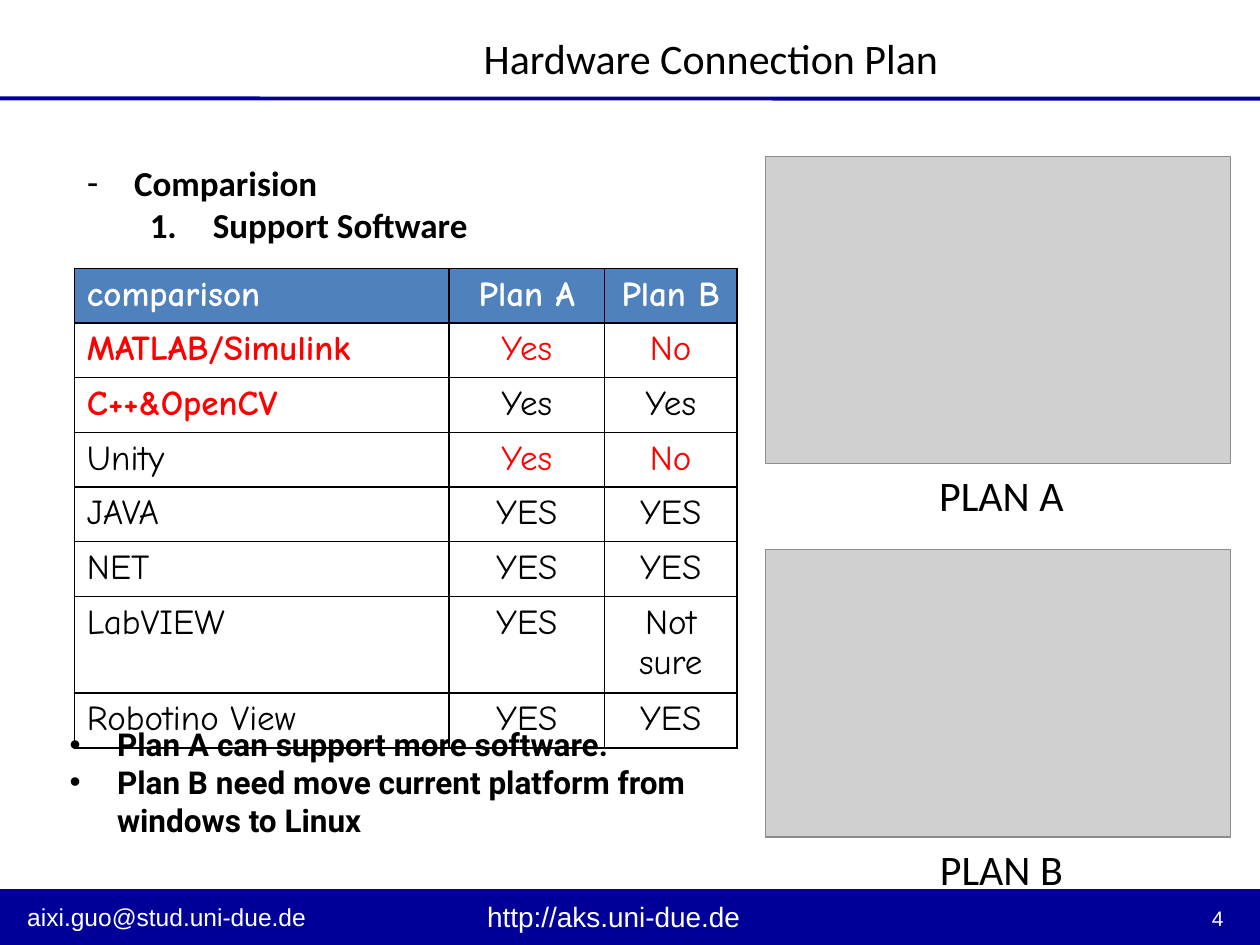
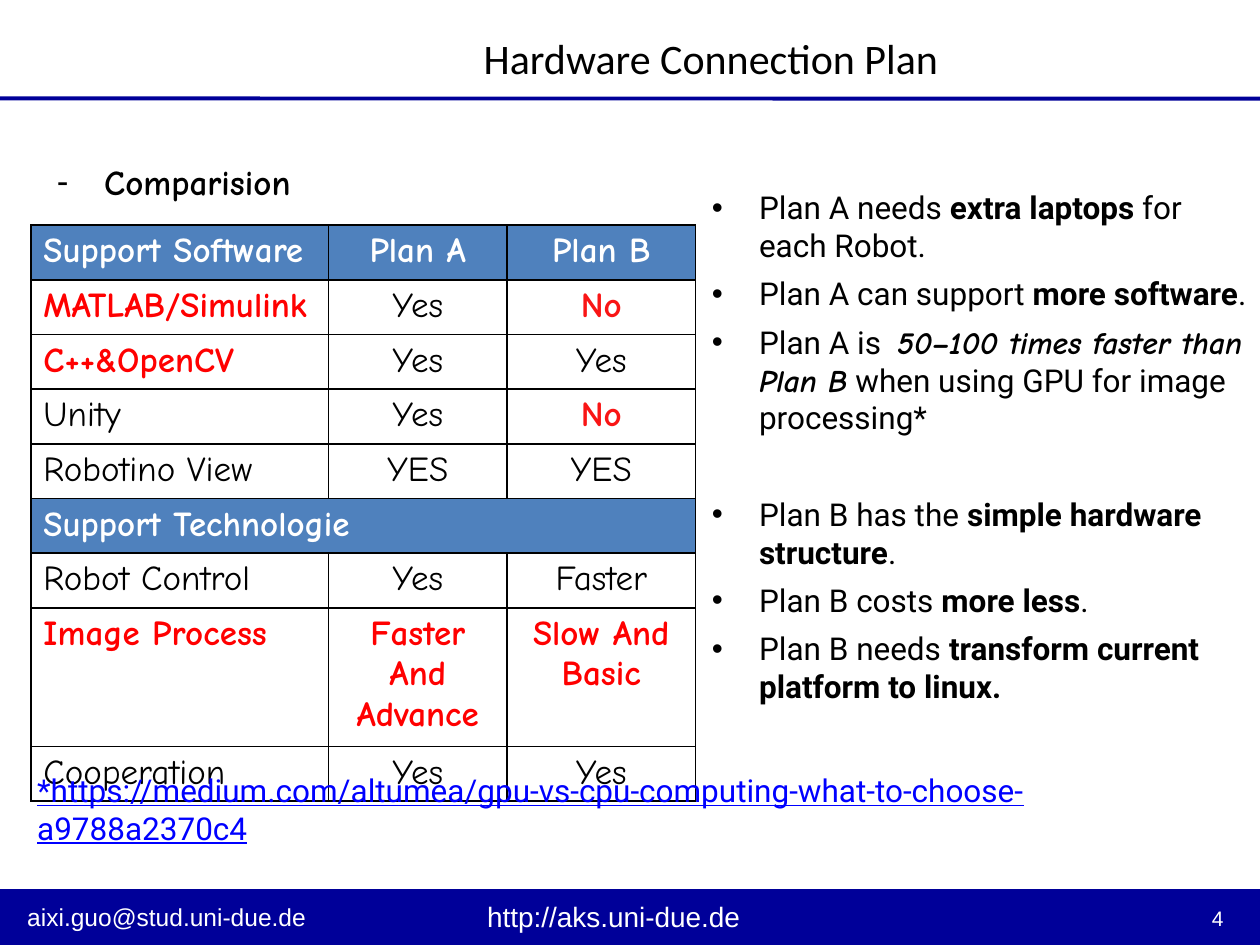
Before and after one commit to friendgic/Robotino_DistributeSystem, a slide deck: slide 4 of PPT/Presentation - Hardware.pptx. Drawn at 1260x945 pixels with LibreOffice and Linux fonts; fonts in the diff are those of the drawing; grey boxes stand for pictures; background and template pictures are left out. Boxes give left, top, right and bottom in pixels: in the first picture for what was removed or moved away, otherwise in the second. Text is boxed around its words. In the diff, an @@ line names an element or a change of style, - is before the commit and + after.

Commit message:
PPT edit2

```diff
--- a/PPT/Presentation - Hardware.pptx
+++ b/PPT/Presentation - Hardware.pptx
@@ text "Comparision": place and size @@
-text "Comparision" at [134,171,467,244]
+text "Comparision" at [104,171,290,202]
@@ text "Comparision" at [104,171,290,202]: font Calibri to Comic Neue @@
@@ picture removed at [766,156,1231,464] @@
@@ text "Plan A needs extra laptops ...": place and size @@
-text "Plan A needs extra laptops ..." at [117,728,685,833]
+text "Plan A needs extra laptops ..." at [759,195,1247,705]
@@ text at [759,195,1182,258]: paragraph added @@
+• Plan A needs extra laptops for each Robot.
@@ table at [30,226,696,799] @@
-row 1, column 1: comparison
+row 1, column 1: Support Software
-row 5: JAVA | YES | YES
-row 6: NET | YES | YES
-row 7: LabVIEW | YES | Not sure
+row 6: Support Technologie |  | 
+row 7: Robot Control | Yes | Faster
+row 8: Image Process | Faster And Advance | Slow And Basic
+row 9: Cooperation | Yes | Yes
@@ table: place and size @@
-table at [74,268,736,746]
+table at [30,226,696,799]
@@ text at [213,213,467,244]: paragraph removed @@
-  1. Support Software
@@ text at [759,281,1247,312]: bold off in "Plan A can support software."; more space between paragraphs @@
@@ text at [759,330,1242,705]: text changed @@
-• Plan B need move current platform from windows to Linux
+• Plan A is 50–100 times faster than Plan B when using GPU for image processing*
+• Plan B has the simple hardware structure.
+• Plan B costs more less.
+• Plan B needs transform current platform to linux.
@@ text removed at [939,484,1063,511] @@
-PLAN A
@@ picture removed at [766,549,1231,837] @@
@@ text added at [37,773,1023,844], 18 pt, text #0000FF, underline @@
+*https://medium.com/altumea/gpu-vs-cpu-computing-what-to-choose-a9788a2370c4
@@ text removed at [940,858,1063,895] @@
-PLAN B
```
Also in this commit, not shown: 3 other slides changed, 1 slide added, 2 slides removed.
